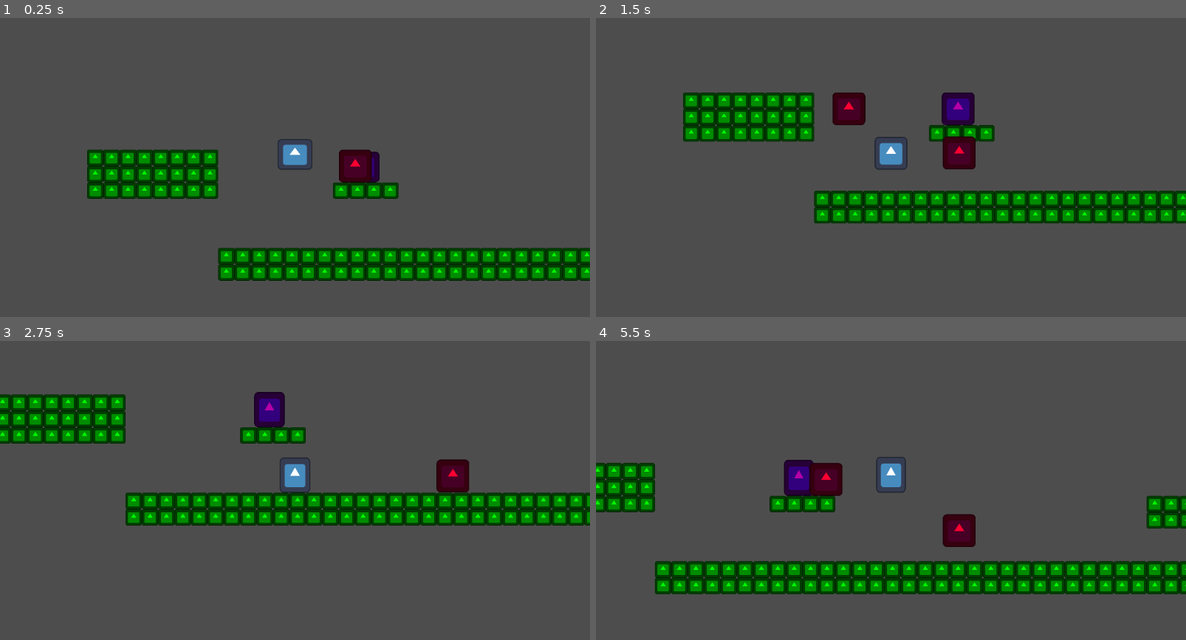
Above: before the commit, frames 1-4 (two rows, left to right).
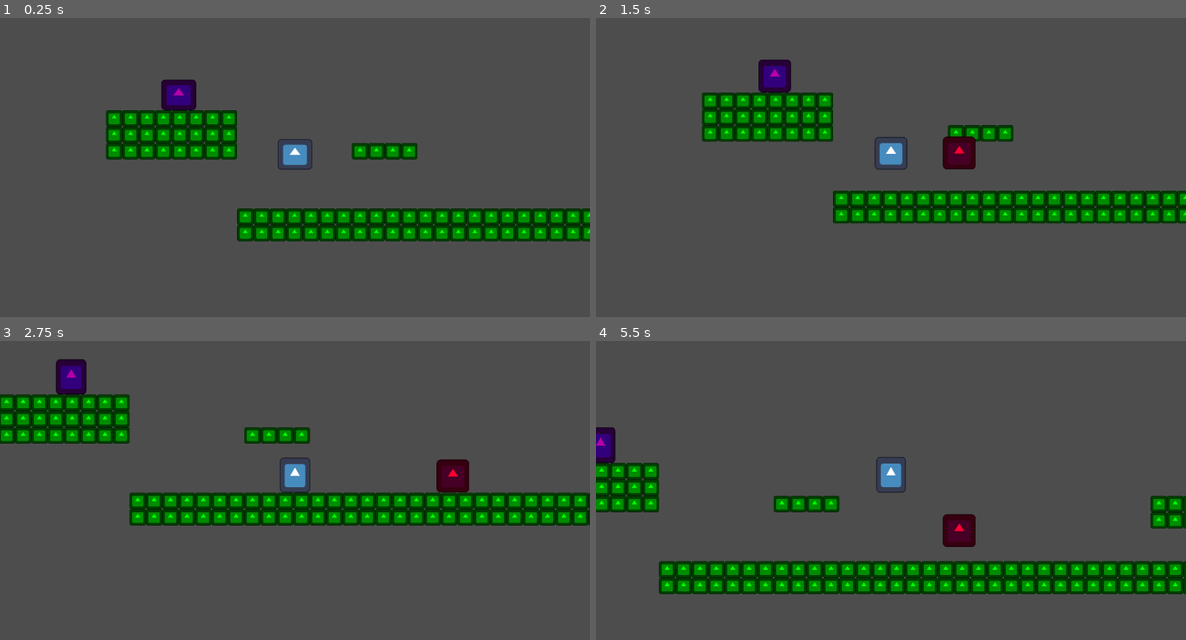
Above: after the commit, the same moments.

Repository: SimonHallefelt/Gun_Platformer
Game: Godot game, scene res://Levels/nivå1.tscn
The game is run twice, just before and just after one commit, with the same random seed, the same clock (stepped at 60 frames per second) and the same inputs. The engine's default icon, where the game draws it, is replaced by a stand-in: a white triangle on a blue panel in a dark square.
Inputs:
- Up to frame 1 (0.25 s): no input
- Up to frame 2 (1.5 s): tap Enter (enter) at 0.5, 0.6, 1.35 s; hold W (up) from 0.53 s (still down); tap Shift (spring) at 0.77 s
- Up to frame 3 (2.75 s): tap Shift (spring) at 1.52 s; release W (up) at 2.03 s; hold D (höger) from 2.03 s (still down); tap Enter (enter) at 2.3 s
- Up to frame 4 (5.5 s): release D (höger) at 2.78 s; hold W (up) 2.78-4.28 s; tap A (vänster) at 2.85 s; tap Shift (spring) at 3.02, 3.77, 4.52 s; tap Enter (enter) at 3.05, 3.6, 4.35, 5.3 s; hold W (up) from 5.03 s (still down); hold D (höger) from 5.03 s (still down)

The runs differ from the first frame. In frame 1, 22% of the frame differs, in the area x 14-100%, y 20-88%; in frame 2, 6.9%; in frame 3, 7.3%; in frame 4, 7.6%.

Commit message:
made abstract bullet class

Diff:
--- a/Levels/nivå1.tscn
+++ b/Levels/nivå1.tscn
@@ -7,7 +7,7 @@
 [node name="nivå1" type="Node2D"]
 
 [node name="CharacterBody2D" parent="." instance=ExtResource("1_ggv5i")]
-position = Vector2(150, 326)
+position = Vector2(113, 403)
 
 [node name="nivå1_design" parent="." instance=ExtResource("2_y3xrc")]
 
--- a/Levels/nivå1_design.tscn
+++ b/Levels/nivå1_design.tscn
@@ -27,4 +27,4 @@
 position = Vector2(1624, 247)
 
 [node name="Enemy_2" parent="Enemys" instance=ExtResource("2_5a4gs")]
-position = Vector2(281, 394)
+position = Vector2(-114, 332)
--- a/Weapons/Automatic/standard_bullet_automatic.tscn
+++ b/Weapons/Automatic/standard_bullet_automatic.tscn
@@ -3,16 +3,12 @@
 [ext_resource type="Texture2D" uid="uid://ygurearppnbw" path="res://icon.svg" id="1_p7qh0"]
 
 [sub_resource type="GDScript" id="GDScript_6ih20"]
-script/source = "extends Area2D
+script/source = "extends abstract_bullets
 
 var direction
 var speed
 var base_damage
 var my_self
-
-# Called when the node enters the scene tree for the first time.
-func _ready():
-	pass
 
 # Called every frame. 'delta' is the elapsed time since the previous frame.
 func _process(delta):
@@ -20,26 +16,18 @@
 	velocity.x += direction * speed
 	position += velocity * delta
 
+
+#super
 func shoot(pos, dir, my_self, speed, base_damage):
-	position = pos
-	direction = dir
-	self.my_self = my_self
-	self.speed = speed
-	self.base_damage = base_damage
+	super(pos, dir, my_self, speed, base_damage)
+
+func area_was_entered(area, my_self, base_damage):
+	super(area, my_self, base_damage)
 
 
 #signals
 func _on_area_entered(area):
-	if area.is_in_group(my_self[0]):
-		return
-	if area.is_in_group(\"enemies_group\"):
-		print(\"hit enemies_group: \" + area.get_owner().get_name())
-		area.get_owner().damage(base_damage)
-		queue_free()
-	if area.is_in_group(\"Player_group\"):
-		print(\"hit enemies_group: \" + area.get_owner().get_name())
-		area.get_owner().damage(base_damage)
-		queue_free()
+	area_was_entered(area, my_self, base_damage)
 
 func _on_timer_timeout():
 	queue_free()
--- a/Weapons/Gun/standard_bullet_gun.tscn
+++ b/Weapons/Gun/standard_bullet_gun.tscn
@@ -3,16 +3,12 @@
 [ext_resource type="Texture2D" uid="uid://ygurearppnbw" path="res://icon.svg" id="1_u5mld"]
 
 [sub_resource type="GDScript" id="GDScript_6ih20"]
-script/source = "extends Area2D
+script/source = "extends abstract_bullets
 
 var direction
 var speed
 var base_damage
 var my_self
-
-# Called when the node enters the scene tree for the first time.
-func _ready():
-	pass
 
 # Called every frame. 'delta' is the elapsed time since the previous frame.
 func _process(delta):
@@ -20,26 +16,17 @@
 	velocity.x += direction * speed
 	position += velocity * delta
 
+#super
 func shoot(pos, dir, my_self, speed, base_damage):
-	position = pos
-	direction = dir
-	self.my_self = my_self
-	self.speed = speed
-	self.base_damage = base_damage
+	super(pos, dir, my_self, speed, base_damage)
+
+func area_was_entered(area, my_self, base_damage):
+	super(area, my_self, base_damage)
 
 
 #signals
 func _on_area_entered(area):
-	if area.is_in_group(my_self[0]):
-		return
-	if area.is_in_group(\"enemies_group\"):
-		print(\"hit enemies_group: \" + area.get_owner().get_name())
-		area.get_owner().damage(base_damage)
-		queue_free()
-	if area.is_in_group(\"Player_group\"):
-		print(\"hit enemies_group: \" + area.get_owner().get_name())
-		area.get_owner().damage(base_damage)
-		queue_free()
+	area_was_entered(area, my_self, base_damage)
 
 func _on_timer_timeout():
 	queue_free()
--- /dev/null
+++ b/Weapons/abstract_weapon/bullets.gd
@@ -0,0 +1,29 @@
+extends Area2D
+class_name abstract_bullets
+
+# Called when the node enters the scene tree for the first time.
+func _ready():
+	pass # Replace with function body.
+
+# Called every frame. 'delta' is the elapsed time since the previous frame.
+func _process(delta):
+	pass
+
+func shoot(pos, dir, my_self, speed, base_damage):
+	self.position = pos
+	self.direction = dir
+	self.my_self = my_self
+	self.speed = speed
+	self.base_damage = base_damage
+
+func area_was_entered(area, my_self, base_damage):
+	if area.is_in_group(my_self[0]):
+		return
+	if area.is_in_group("enemies_group"):
+		print("hit enemies_group: " + area.get_owner().get_name())
+		area.get_owner().damage(base_damage)
+		queue_free()
+	if area.is_in_group("Player_group"):
+		print("hit enemies_group: " + area.get_owner().get_name())
+		area.get_owner().damage(base_damage)
+		queue_free()
